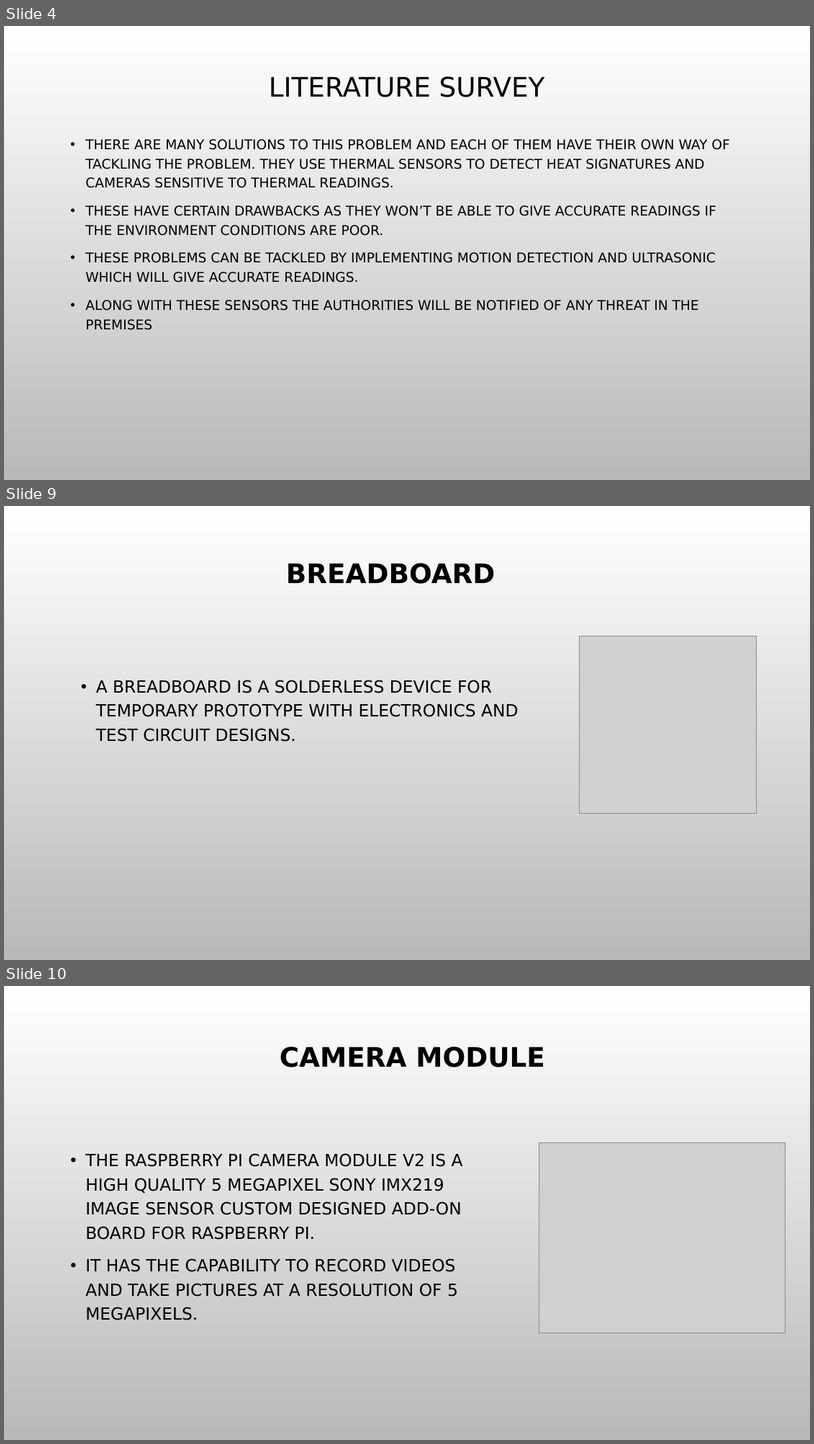
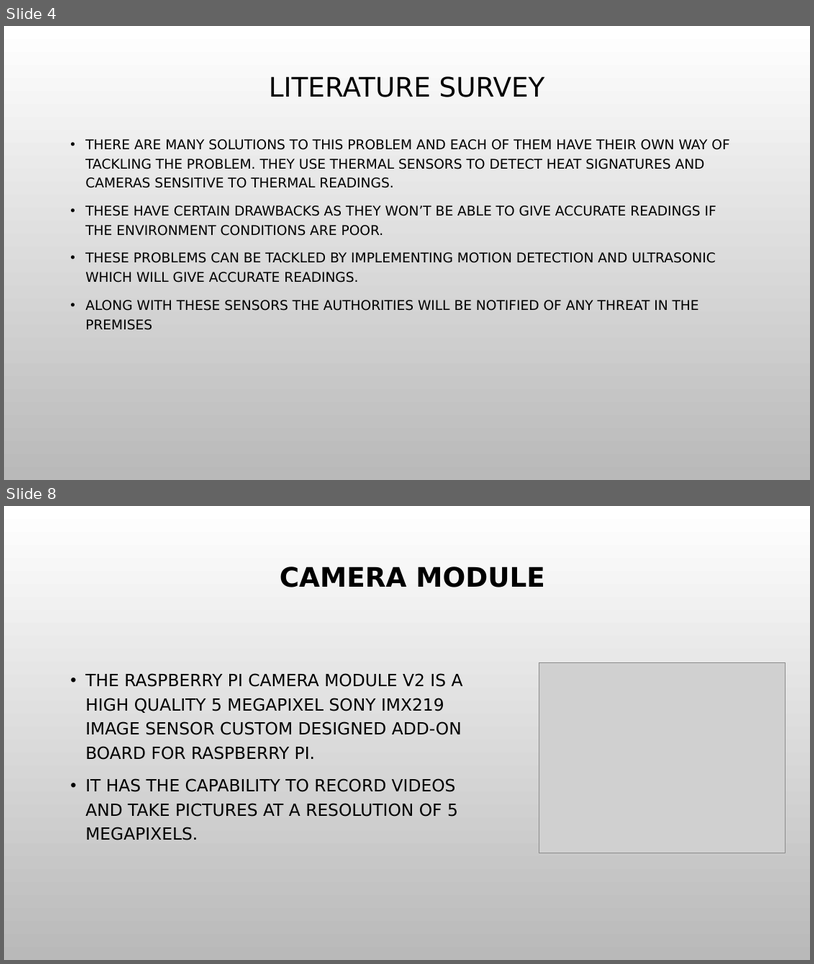
Before and after one commit to vijaykumarrpai/mca-code, a slide deck: 4th Sem/IOT/Alligator.pptx. Shown one above the other, each under a label of ours: slides 4, 9 and 10 before the commit, slides 4 and 8 after it; the slides between them are not shown. The pictures are 814x1444 and 814x964 pixels, drawn with LibreOffice and Linux fonts; fonts in the diff are those of the drawing; grey boxes stand for pictures; background and template pictures are left out. Boxes give left, top, right and bottom in pixels: in the first picture for what was removed or moved away, otherwise in the second. Text is boxed around its words. In the diff, an @@ line names an element or a change of style, - is before the commit and + after.

```diff
--- a/4th Sem/IOT/Alligator.pptx
+++ b/4th Sem/IOT/Alligator.pptx
@@ slide 9 removed at (4,506,810,960), background picture (left out) @@
@@ title removed at (286,563,496,584) @@
-BREADBOARD
@@ picture removed at (580,636,756,813) @@
@@ text removed at (96,680,518,741) @@
-• A BREADBOARD IS A SOLDERLESS DEVICE FOR TEMPORARY PROTOTYPE WITH ELECTRONICS AND TEST CIRCUIT DESIGNS.
@@ what was slide 10 is now slide 8 @@
```
Also in this commit, not shown: 3 slides changed, 2 slides added, 2 other slides removed, 5 other files.
